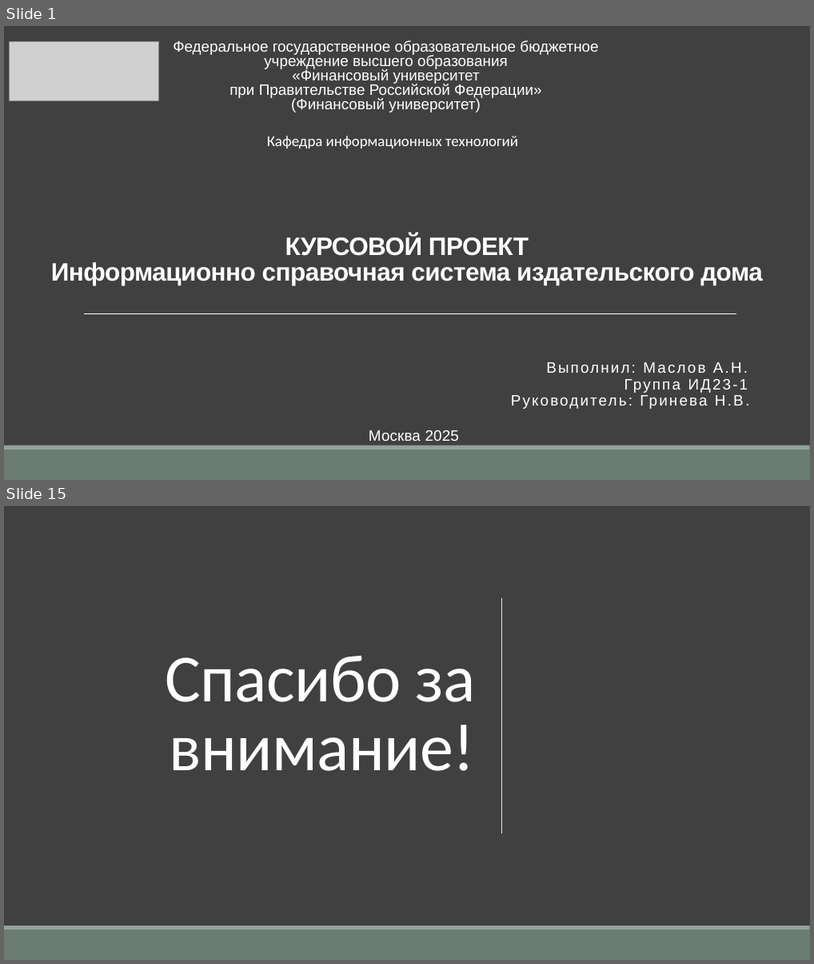
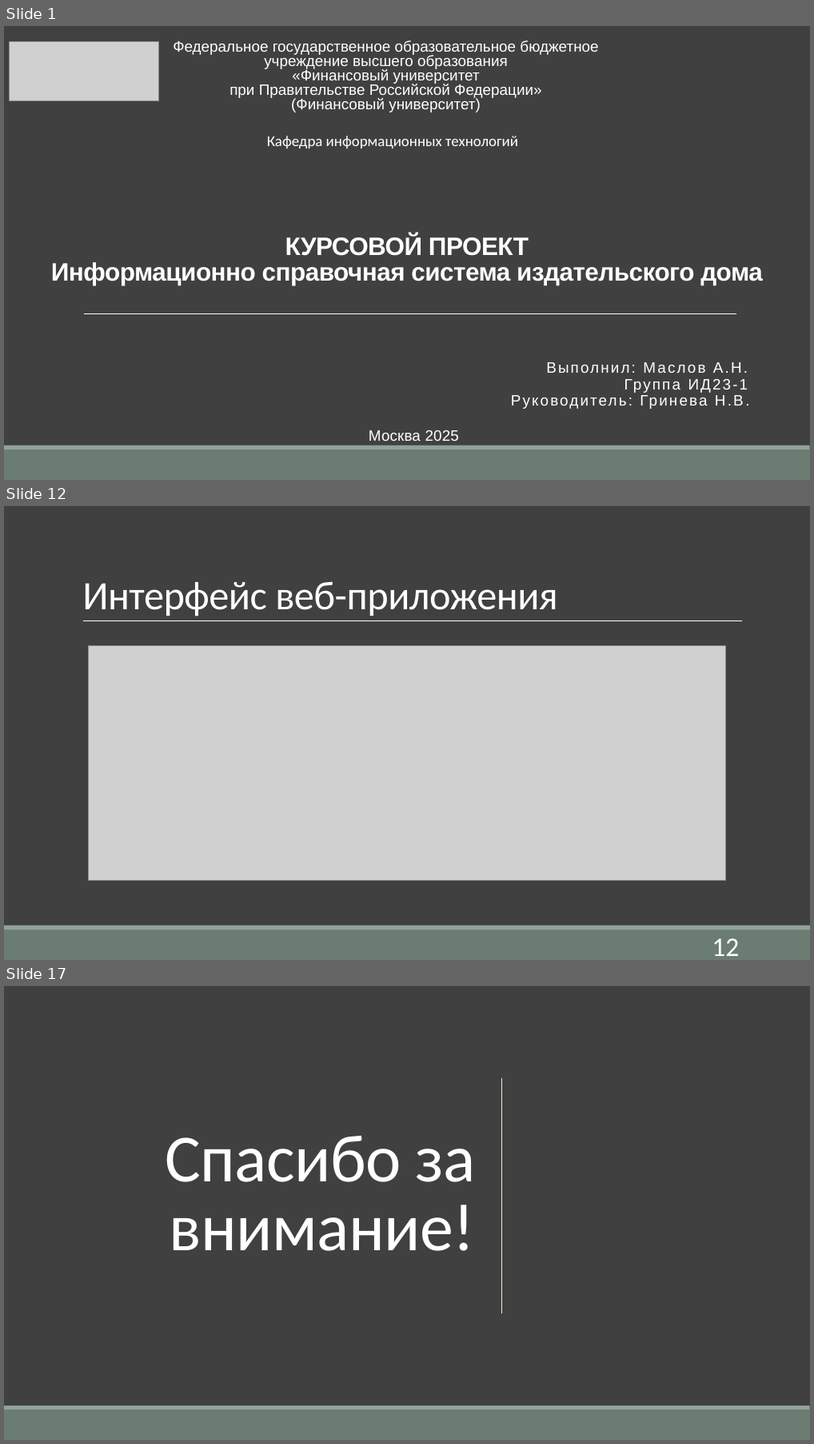
Before and after one commit to AknasMacefg/ITiABD, a slide deck: Курс 3/СТП/ИД23-1_Маслов_АН_ЗКР.pptx. Shown one above the other, each under a label of ours: slides 1 and 15 before the commit, slides 1, 12 and 17 after it; the slides between them are not shown. The pictures are 814x964 and 814x1444 pixels, drawn with LibreOffice and Linux fonts; fonts in the diff are those of the drawing; grey boxes stand for pictures. Boxes give left, top, right and bottom in pixels: in the first picture for what was removed or moved away, otherwise in the second. Text is boxed around its words. In the diff, an @@ line names an element or a change of style, - is before the commit and + after.

```diff
--- a/Курс 3/СТП/ИД23-1_Маслов_АН_ЗКР.pptx
+++ b/Курс 3/СТП/ИД23-1_Маслов_АН_ЗКР.pptx
@@ slide 12 added at box(4, 506, 810, 960), background #404040; not listed: 2 template elements that a slide beside it also shows @@
@@ title added at box(82, 582, 558, 616), 48 pt, text #FFFFFF @@
+Интерфейс веб-приложения
@@ line added from (83, 621) to (742, 621), #FFFFFF 0.5 pt @@
@@ picture added at box(88, 645, 726, 880) @@
@@ page number added at box(712, 938, 739, 956), 32 pt, text #FFFFFF @@
+12
@@ what was slide 15 is now slide 17 @@
```
Also in this commit, not shown: 13 slides changed, 1 other slide added.
